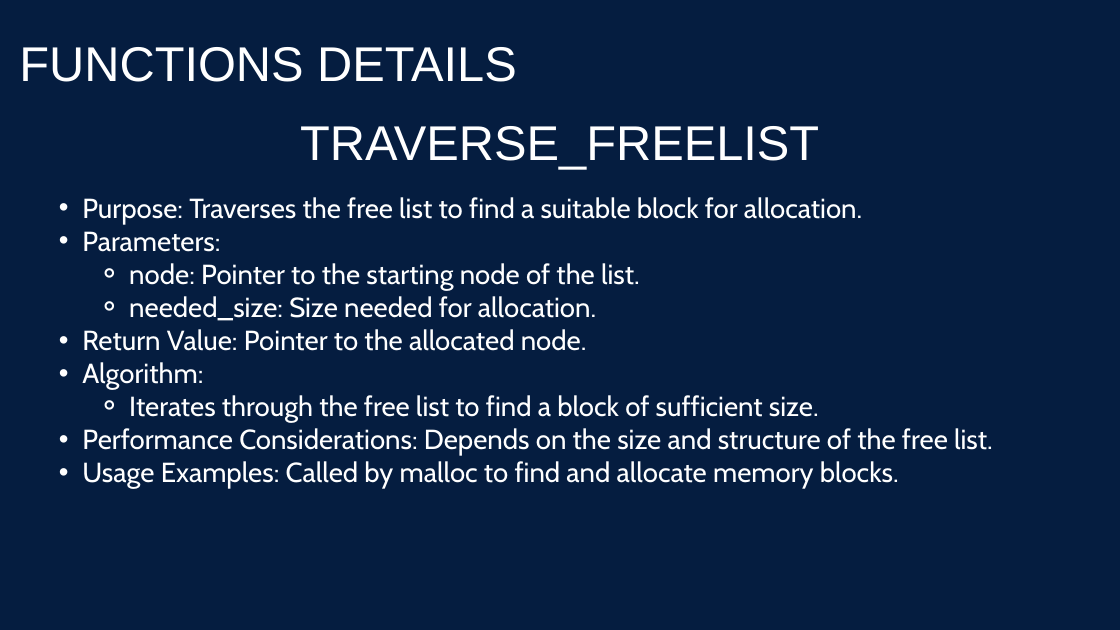
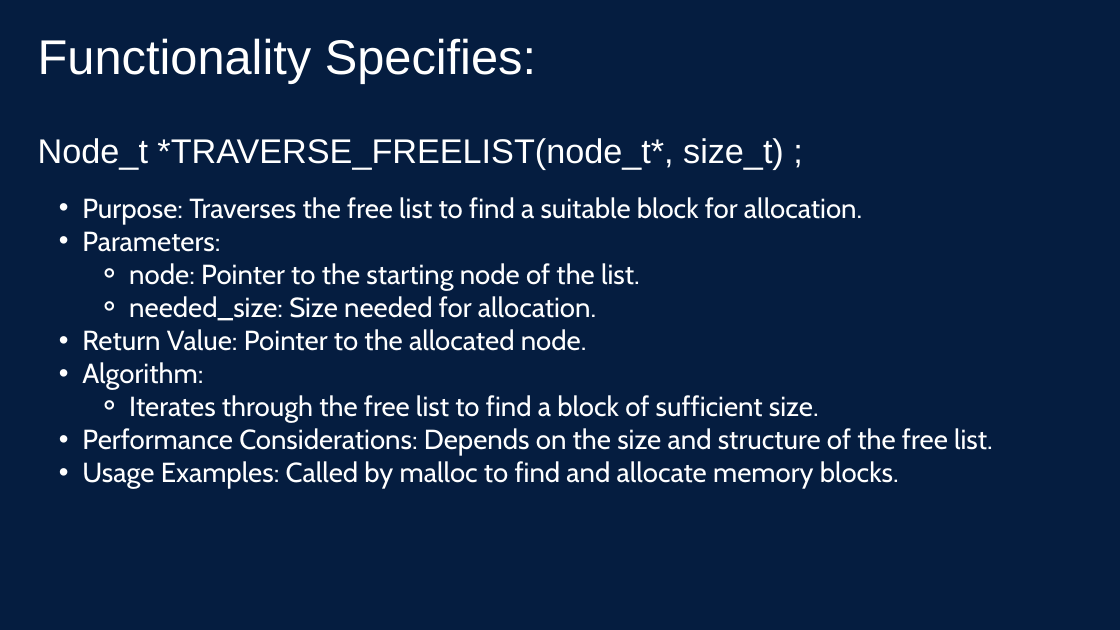
Before and after one commit to m7meda7medd/STM_SystemProgramming_Linux_Tasks, a slide deck: slide 15 of HeapMemoryManager/Presentation/HMM_Presentation.pptx. Drawn at 1120x630 pixels with LibreOffice and Linux fonts; fonts in the diff are those of the drawing. Boxes give left, top, right and bottom in pixels: in the first picture for what was removed or moved away, otherwise in the second. Text is boxed around its words. In the diff, an @@ line names an element or a change of style, - is before the commit and + after.

```diff
--- a/HeapMemoryManager/Presentation/HMM_Presentation.pptx
+++ b/HeapMemoryManager/Presentation/HMM_Presentation.pptx
@@ text removed at (19, 47, 517, 82) @@
-FUNCTIONS DETAILS
@@ text added at (38, 38, 536, 83), 62.7 pt, text #FFFFFF @@
+Functionality Specifies:
@@ text at (38, 138, 784, 169): text changed; size 62.7 to 44 pt @@
-TRAVERSE_FREELIST
+Node_t *TRAVERSE_FREELIST(node_t*, size_t) ;
```
Also in this commit, not shown: 23 other slides changed, 14 slides added, 14 slides removed.
